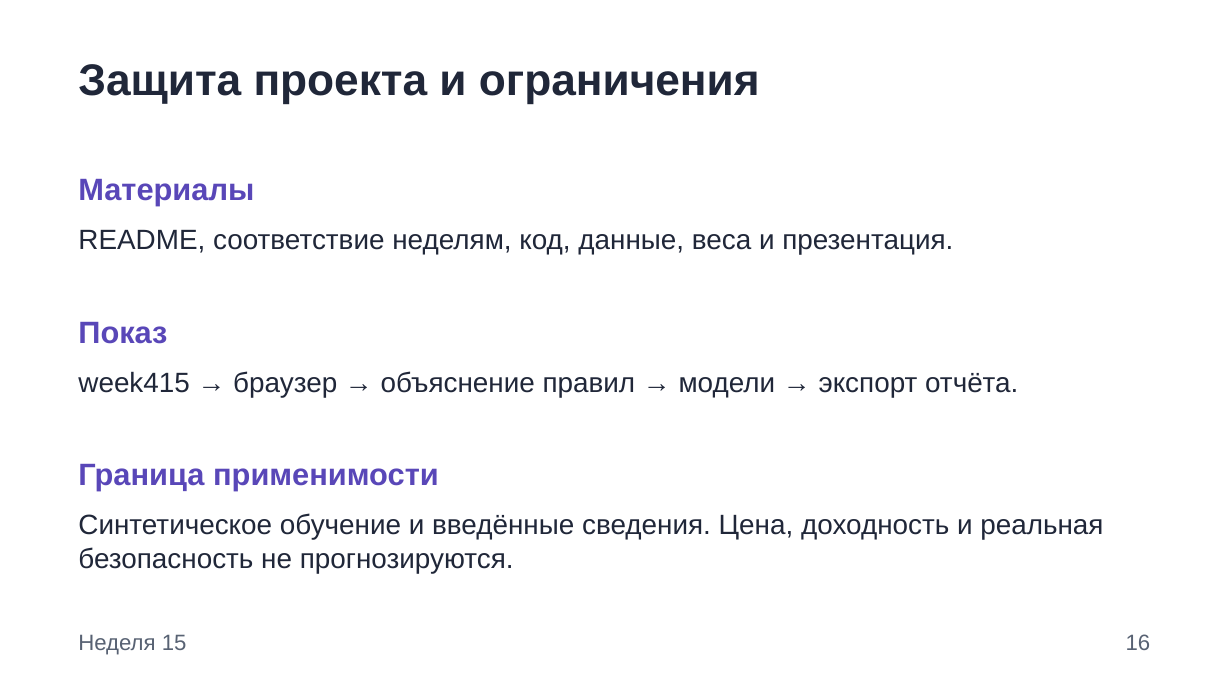
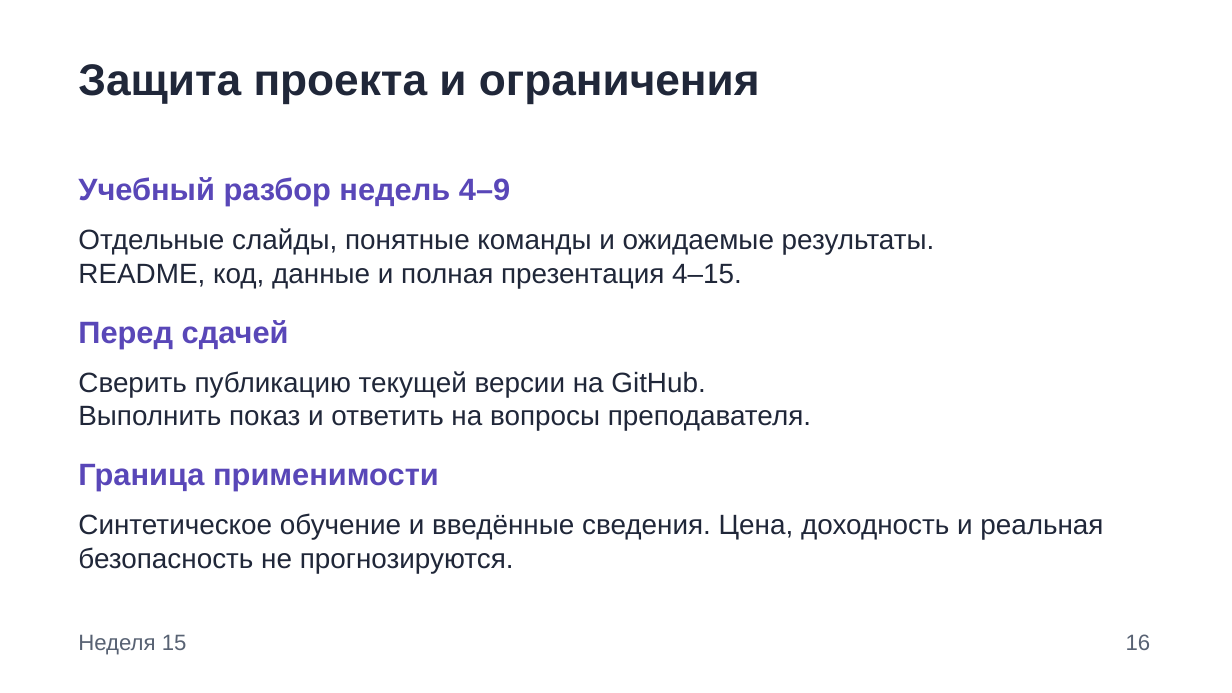
Before and after one commit to OverlordCrowley/SII, a slide deck: slide 16 of crypto-project-assistant/presentation/Cryptoscope_Weeks_04_15_Local_AI.pptx. Drawn at 1232x693 pixels with LibreOffice and Linux fonts; fonts in the diff are those of the drawing. Boxes give left, top, right and bottom in pixels: in the first picture for what was removed or moved away, otherwise in the second. Text is boxed around its words. In the diff, an @@ line names an element or a change of style, - is before the commit and + after.

```diff
--- a/crypto-project-assistant/presentation/Cryptoscope_Weeks_04_15_Local_AI.pptx
+++ b/crypto-project-assistant/presentation/Cryptoscope_Weeks_04_15_Local_AI.pptx
@@ text at bbox=[78, 177, 510, 206]: text changed @@
-Материалы
+Учебный разбор недель 4–9
@@ text at bbox=[78, 228, 935, 288]: text changed @@
-README, соответствие неделям, код, данные, веса и презентация.
+Отдельные слайды, понятные команды и ожидаемые результаты.
+README, код, данные и полная презентация 4–15.
@@ text at bbox=[78, 320, 289, 348]: text changed @@
-Показ
+Перед сдачей
@@ text at bbox=[78, 371, 811, 431]: text changed @@
-week415 → браузер → объяснение правил → модели → экспорт отчёта.
+Сверить публикацию текущей версии на GitHub.
+Выполнить показ и ответить на вопросы преподавателя.
```
Also in this commit, not shown: 5 other slides changed, 37 other files.
